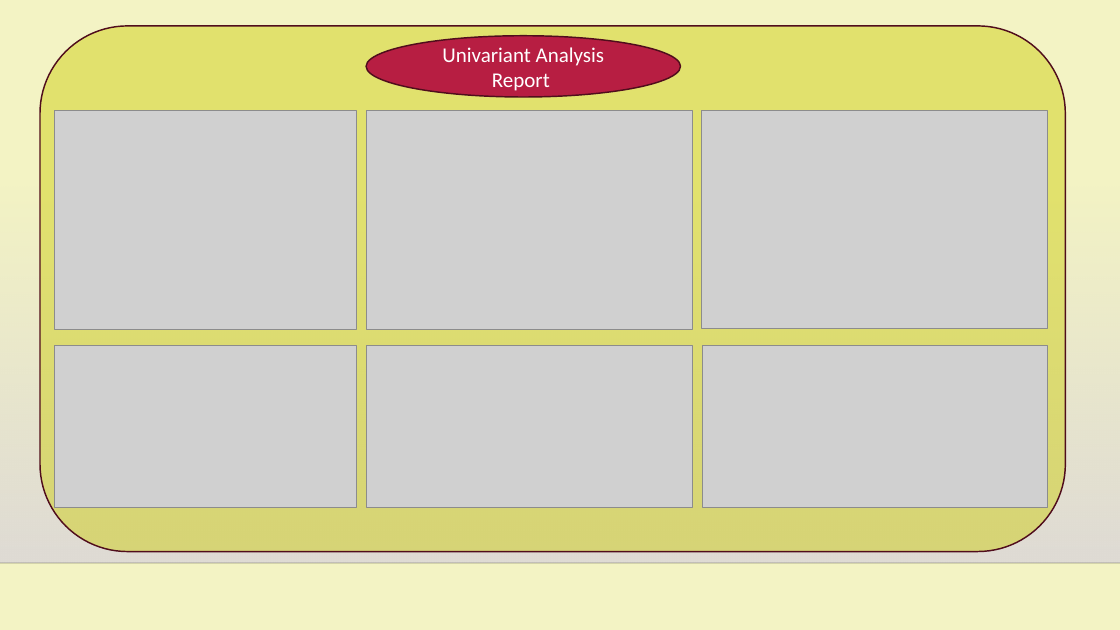
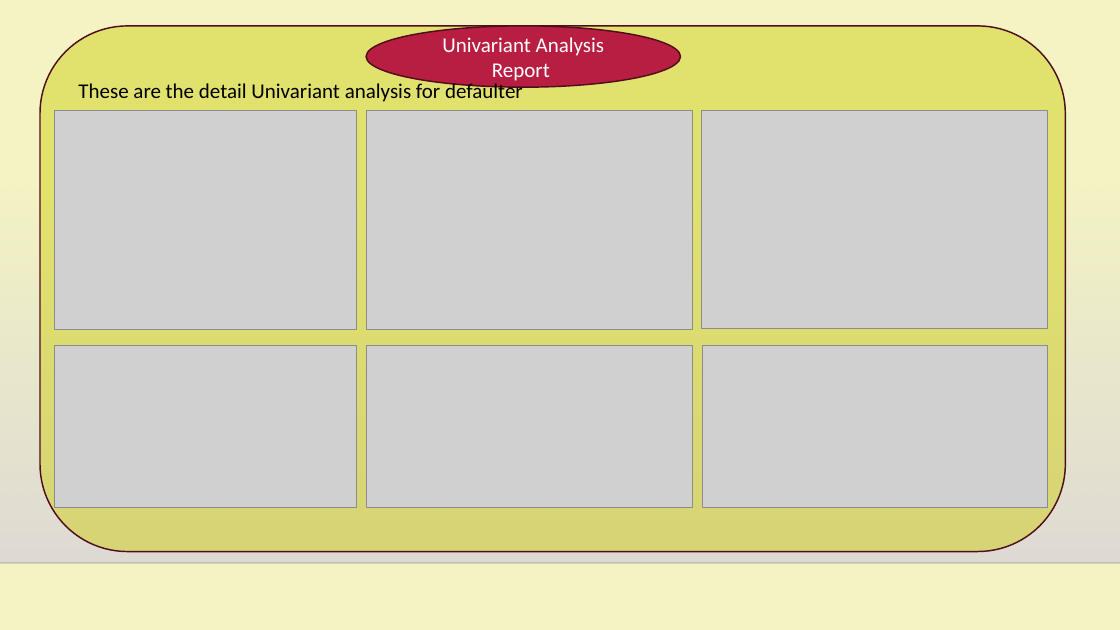
Before and after one commit to anandbanshi123/Submission_Lending_Club_Case_Study, a slide deck: slide 5 of Accelerating Loan Approvals.pptx (slide 3 before the commit). Drawn at 1120x630 pixels with LibreOffice and Linux fonts; fonts in the diff are those of the drawing; grey boxes stand for pictures; background and template pictures are left out. Boxes give left, top, right and bottom in pixels: in the first picture for what was removed or moved away, otherwise in the second. Text is boxed around its words. In the diff, an @@ line names an element or a change of style, - is before the commit and + after.

```diff
--- a/Accelerating Loan Approvals.pptx
+++ b/Accelerating Loan Approvals.pptx
@@ ellipse "Univariant Analysis Report": place and size @@
-ellipse "Univariant Analysis Report" at [366, 36, 681, 97]
+ellipse "Univariant Analysis Report" at [366, 26, 681, 87]
@@ text added at [78, 81, 523, 102], 18 pt, text #000000 @@
+These are the detail Univariant analysis for defaulter
```
Also in this commit, not shown: 4 slides added, 2 other files.
